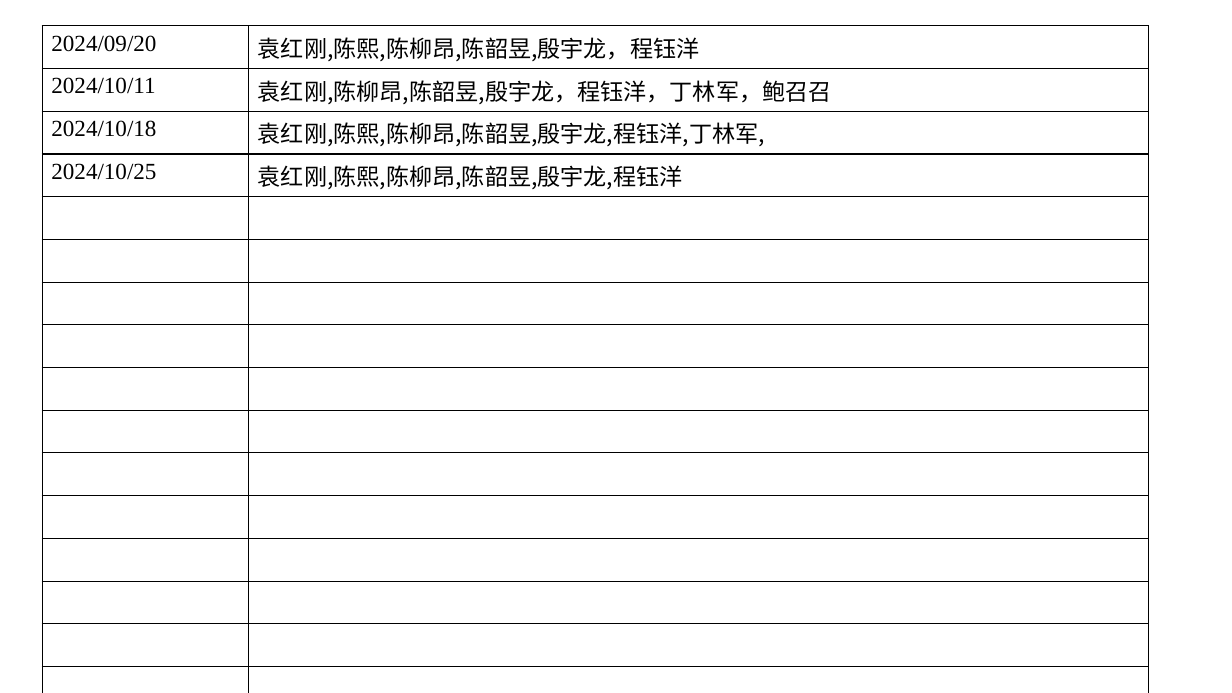
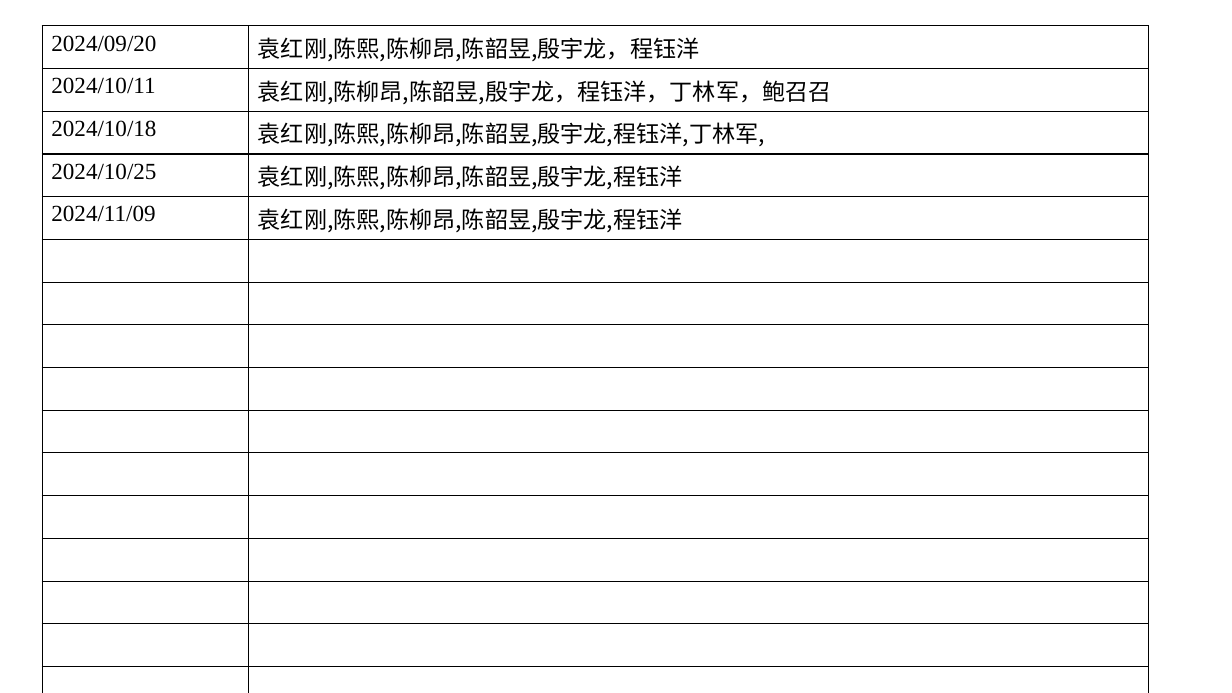
Before and after one commit to hongan-yuan/paint_repo, a slide deck: slide 2 of 组会记录.pptx. Drawn at 1232x693 pixels with LibreOffice and Linux fonts; fonts in the diff are those of the drawing. Boxes give left, top, right and bottom in pixels: in the first picture for what was removed or moved away, otherwise in the second. Text is boxed around its words. In the diff, an @@ line names an element or a change of style, - is before the commit and + after.

```diff
--- a/组会记录.pptx
+++ b/组会记录.pptx
@@ table at [43, 26, 1149, 663] @@
+row 5: 2024/11/09 | 袁红刚,陈熙,陈柳昂,陈韶昱,殷宇龙,程钰洋
-row 17:  | 
```
Also in this commit, not shown: 1 other file.
